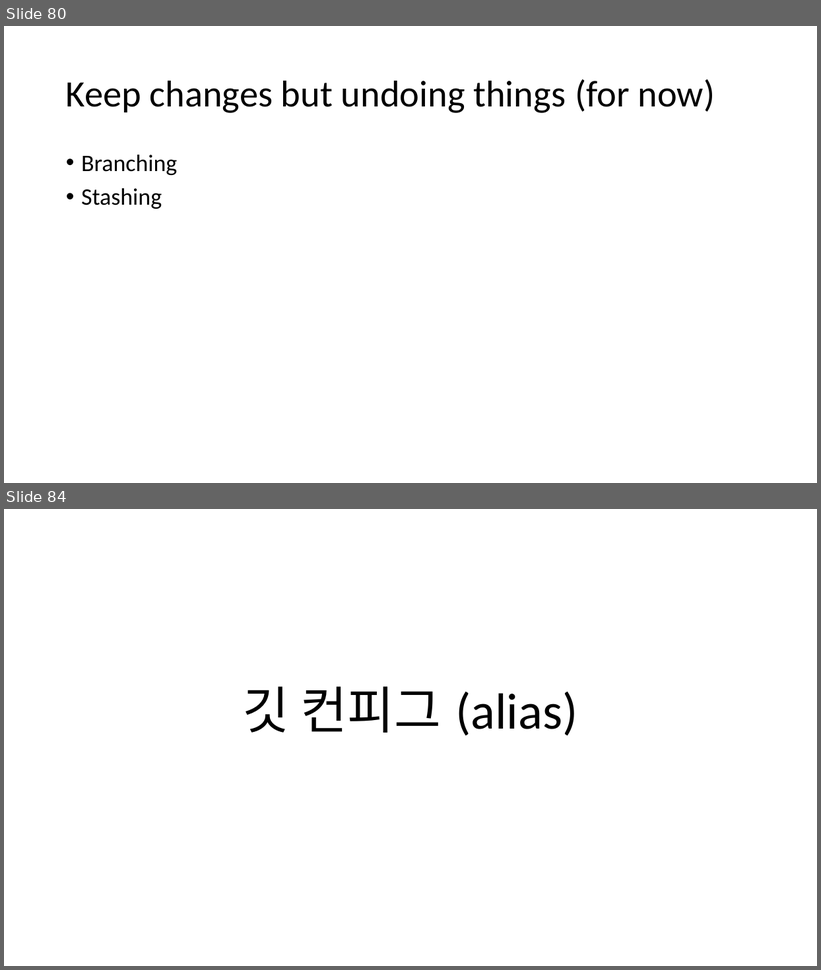
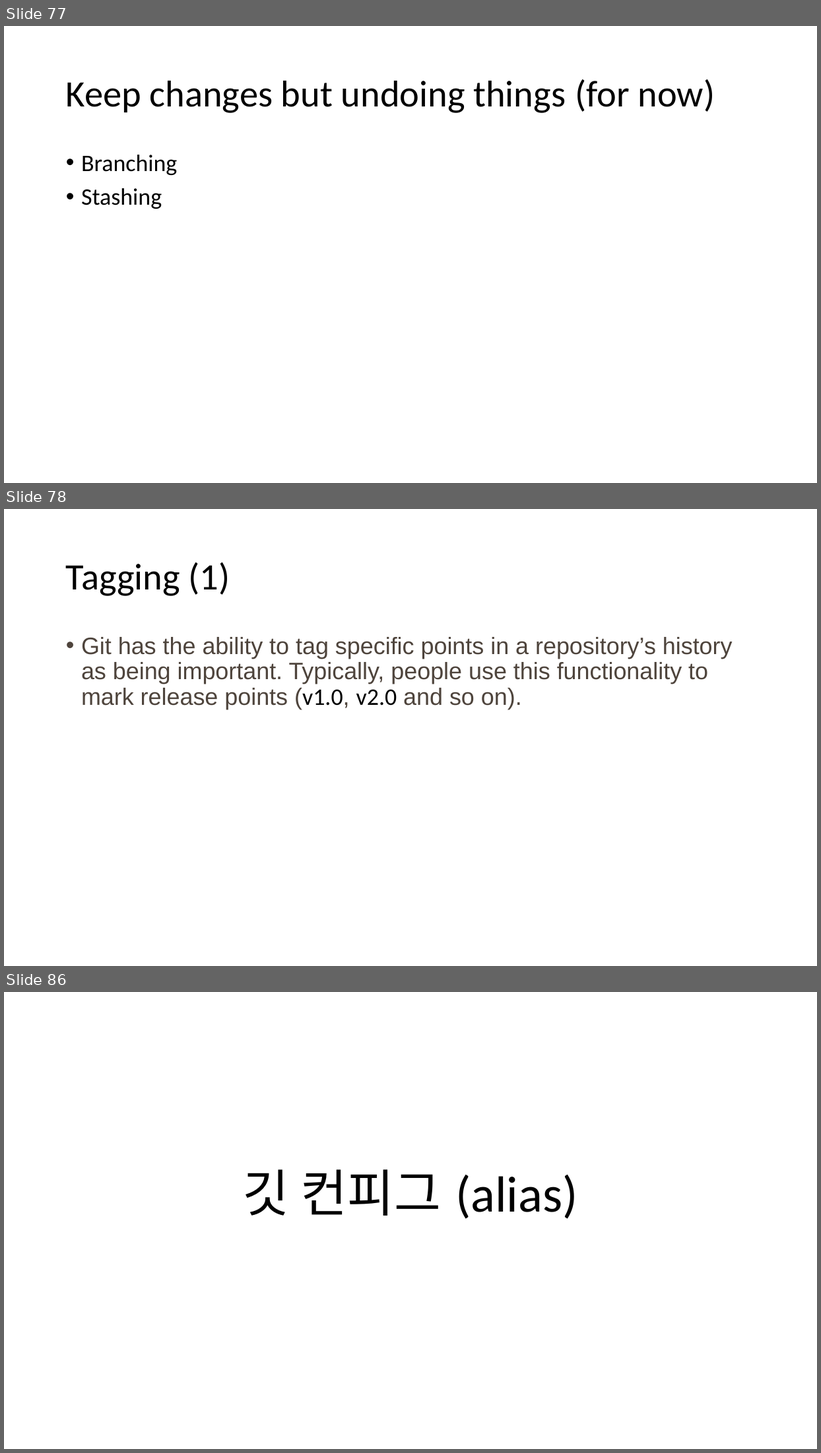
Before and after one commit to wontheone1/learning-git-ppt, a slide deck: learning_git.pptx. Shown one above the other, each under a label of ours: slides 80 and 84 before the commit, slides 77, 78 and 86 after it; the slides between them are not shown. The pictures are 821x970 and 821x1453 pixels, drawn with LibreOffice and Linux fonts; fonts in the diff are those of the drawing. Boxes give left, top, right and bottom in pixels: in the first picture for what was removed or moved away, otherwise in the second. Text is boxed around its words. In the diff, an @@ line names an element or a change of style, - is before the commit and + after.

```diff
--- a/learning_git.pptx
+++ b/learning_git.pptx
@@ slide 78 added at <box>4,509,817,966</box>, background #FFFFFF @@
@@ title added at <box>66,562,230,596</box>, 44 pt, text #000000 @@
+Tagging (1)
@@ text added at <box>81,637,733,710</box>, 28 pt, text #4E443C @@
+• Git has the ability to tag specific points in a repository’s history as being important. Typically, people use this functionality to mark release points (v1.0, v2.0 and so on).
@@ what was slide 80 is now slide 77 @@
@@ what was slide 84 is now slide 86 @@
```
Also in this commit, not shown: 4 slides changed, 12 other slides added, 12 slides removed.
